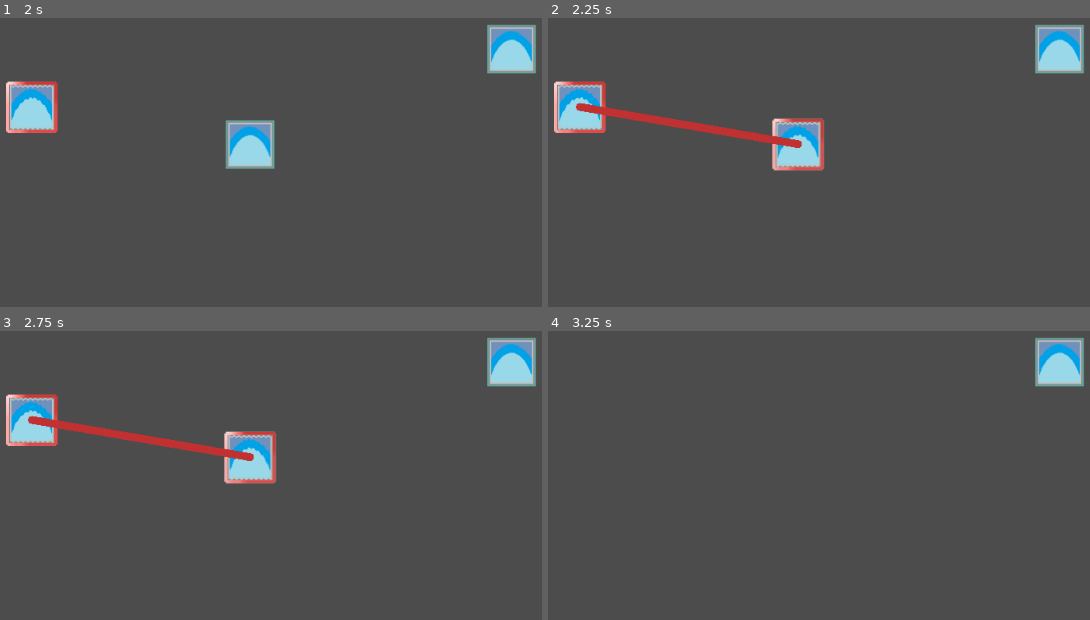
Above: before the commit, frames 1-4 (two rows, left to right).
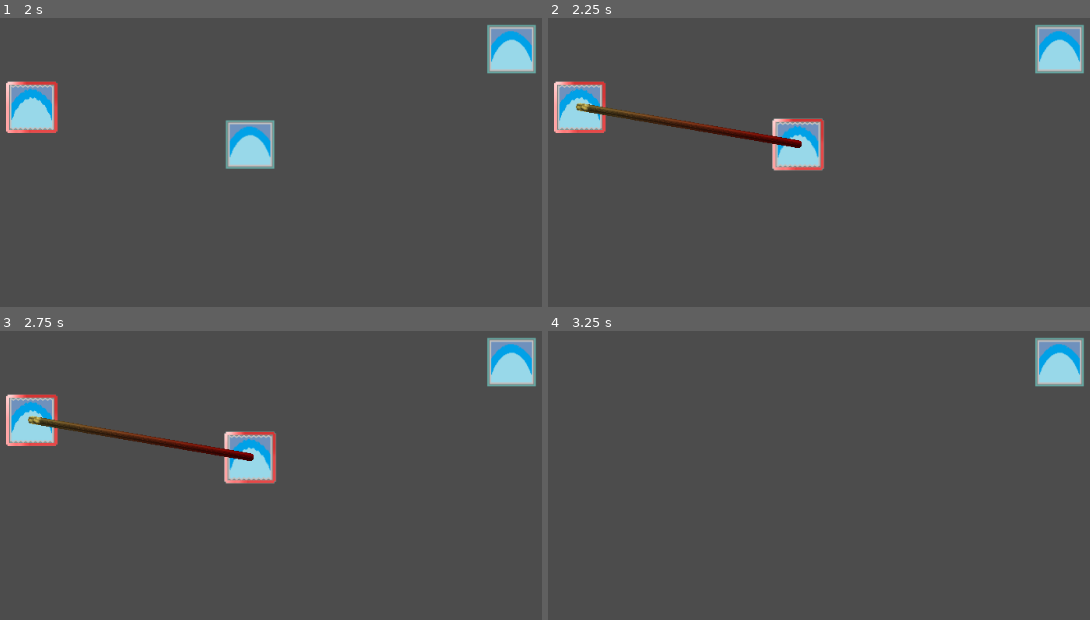
Above: after the commit, the same moments.

Repository: JoaoNSE/Shapes-Click
Game: Godot game, scene res://Scenes/Main.tscn
Same seed, same stepped clock (60 frames per second), same inputs: the game is played once before the commit and once after it.
Inputs (mouse positions are in pixels of both pictures, inside the frame that each line leads up to):
- Up to frame 1 (2 s): tap Enter at 0.5 s; move the mouse to (48, 275) at 0.52 s; click (48, 275) at 0.6 s; tap Space (Explode) at 1.25, 1.35 s; move the mouse to (32, 107) at 1.27 s; hold Down (ui_down) from 1.28 s (still down); click (32, 107) at 1.42 s
- Up to frame 2 (2.25 s): move the mouse to (797, 145) at 2.02 s; release Down (ui_down) at 2.03 s; click (797, 145) at 2.1 s
- Up to frame 3 (2.75 s): no input
- Up to frame 4 (3.25 s): tap Enter at 2.75 s; move the mouse to (797, 614) at 2.77 s; tap Space (Explode) at 2.85 s; click (797, 614) at 2.92 s

Frame 1 is identical in both runs. In frame 2, 1.2% of the frame differs, in the area x 5-47%, y 29-45%; in frame 3, 1.2%; in frame 4, nothing differs.

Commit message:
Altera visual da linha e hover selection nos shapes

Diff:
--- a/Scenes/Linha.tscn
+++ b/Scenes/Linha.tscn
@@ -1,10 +1,20 @@
-[gd_scene format=2]
+[gd_scene load_steps=3 format=2]
+
+[ext_resource path="res://Sprites/glowFIlter.jpg" type="Texture" id=1]
+
+[sub_resource type="Gradient" id=1]
+
+offsets = PoolRealArray( 0.100806, 0.346774, 0.995968 )
+colors = PoolColorArray( 0.894531, 0.813726, 0.37738, 1, 0.621094, 0.225632, 0.225632, 1, 1, 0, 0, 1 )
 
 [node name="Linha" type="Line2D" index="0"]
 
 points = PoolVector2Array(  )
 width = 10.0
-default_color = Color( 0.761719, 0.193405, 0.193405, 1 )
+default_color = Color( 0.769531, 0.3517, 0.3517, 1 )
+gradient = SubResource( 1 )
+texture = ExtResource( 1 )
+texture_mode = 1
 joint_mode = 1
 begin_cap_mode = 2
 end_cap_mode = 2
--- a/Scenes/Main.tscn
+++ b/Scenes/Main.tscn
@@ -6,7 +6,7 @@
 [ext_resource path="res://Scripts/OutlineTest.gd" type="Script" id=4]
 [ext_resource path="res://Scenes/Quadrado.tscn" type="PackedScene" id=5]
 
-[node name="Main" type="Node" index="0"]
+[node name="Main" type="Node"]
 
 [node name="Controller" type="Node" parent="." index="0"]
 
--- a/Scenes/Quadrado.tscn
+++ b/Scenes/Quadrado.tscn
@@ -3,10 +3,6 @@
 [ext_resource path="res://Sprites/blurFilter2.jpg" type="Texture" id=1]
 [ext_resource path="res://Scripts/Shape.gd" type="Script" id=2]
 [ext_resource path="res://Sprites/square_alpha.png" type="Texture" id=3]
-
-
-
-
 
 [sub_resource type="Shader" id=1]
 
@@ -100,6 +96,8 @@
 script = ExtResource( 2 )
 _sections_unfolded = [ "Material" ]
 tipo = "Quadrado"
+pontos = null
+multiplicador = null
 
 [node name="CollisionShape2D" type="CollisionShape2D" parent="." index="0"]
 
@@ -113,3 +111,7 @@
 _sections_unfolded = [ "Material" ]
 
 [connection signal="input_event" from="." to="." method="_on_Quadrado_input_event"]
+
+[connection signal="mouse_entered" from="." to="." method="_on_Shape_mouse_entered"]
+
+[connection signal="mouse_exited" from="." to="." method="_on_Shape_mouse_exited"]
--- a/Scripts/Shape.gd
+++ b/Scripts/Shape.gd
@@ -7,6 +7,10 @@
 var controller
 
 export(String) var tipo
+export(int) var pontos
+export(float) var multiplicador
+
+var canHoverDeselect = true
 
 func _ready():
 	controller = get_parent().get_node("Controller")
@@ -26,3 +30,16 @@
 
 func set_selection(selection):
 	material.set_shader_param("active", selection)
+	canHoverDeselect = !selection
+
+func set_hover_selection(selection):
+	material.set_shader_param("active", selection)
+	canHoverDeselect = true
+
+func _on_Shape_mouse_entered():
+	if canHoverDeselect:
+		set_hover_selection(true)
+
+func _on_Shape_mouse_exited():
+	if canHoverDeselect:
+		set_hover_selection(false)
